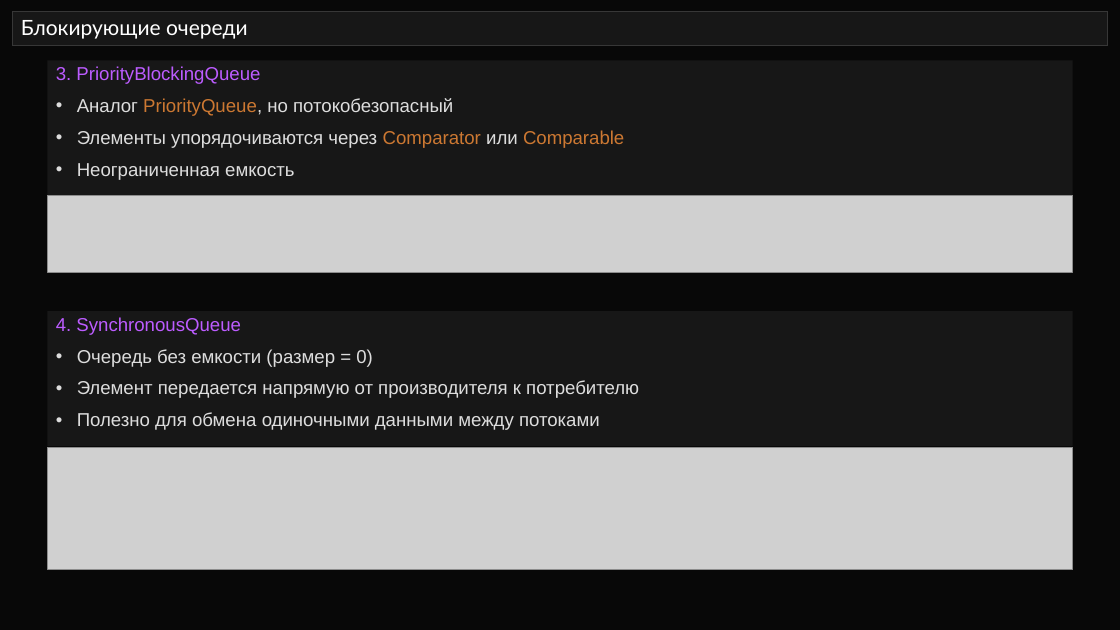
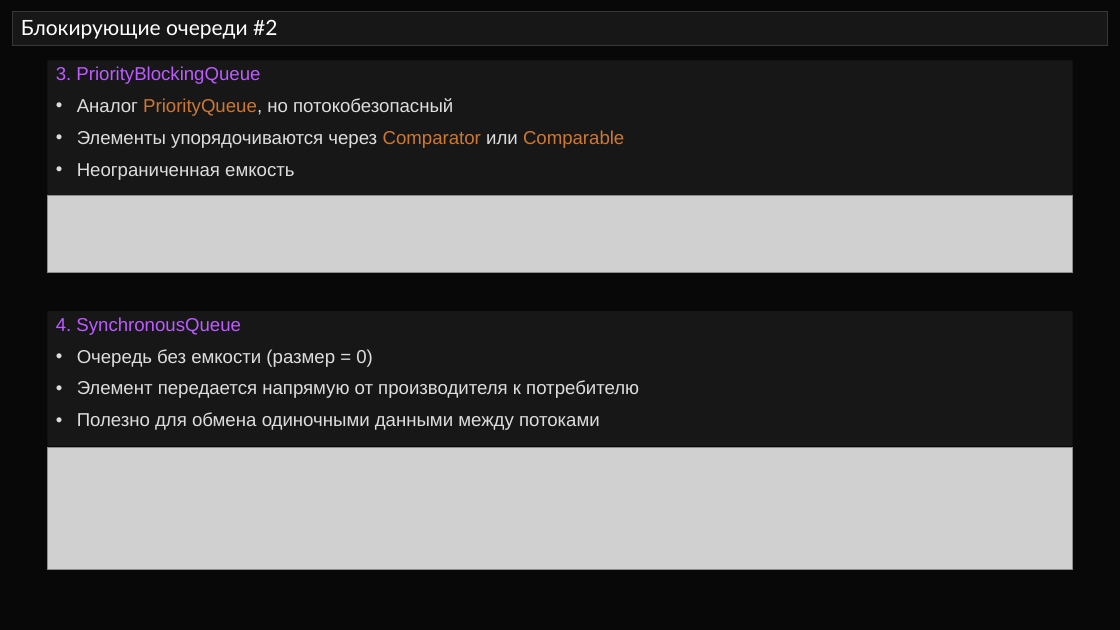
Before and after one commit to semusv/SIB_Concurrent, a slide deck: slide 18 of Concurrent_v1.pptx. Drawn at 1120x630 pixels with LibreOffice and Linux fonts; fonts in the diff are those of the drawing; grey boxes stand for pictures. Boxes give left, top, right and bottom in pixels: in the first picture for what was removed or moved away, otherwise in the second. Text is boxed around its words. In the diff, an @@ line names an element or a change of style, - is before the commit and + after.

Commit message:
очереди

```diff
--- a/Concurrent_v1.pptx
+++ b/Concurrent_v1.pptx
@@ title at (21,19,277,39): text changed @@
-Блокирующие очереди
+Блокирующие очереди #2
```
Also in this commit, not shown: 1 other slide changed, 1 slide added, 1 other file.
